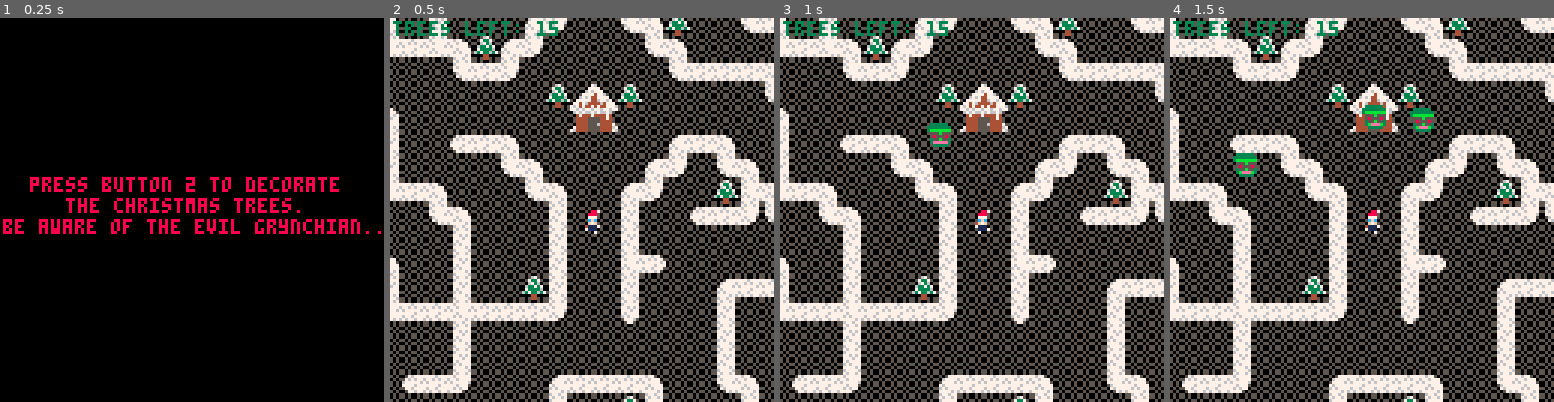
Above: before the commit, frames 1-4 (left to right).
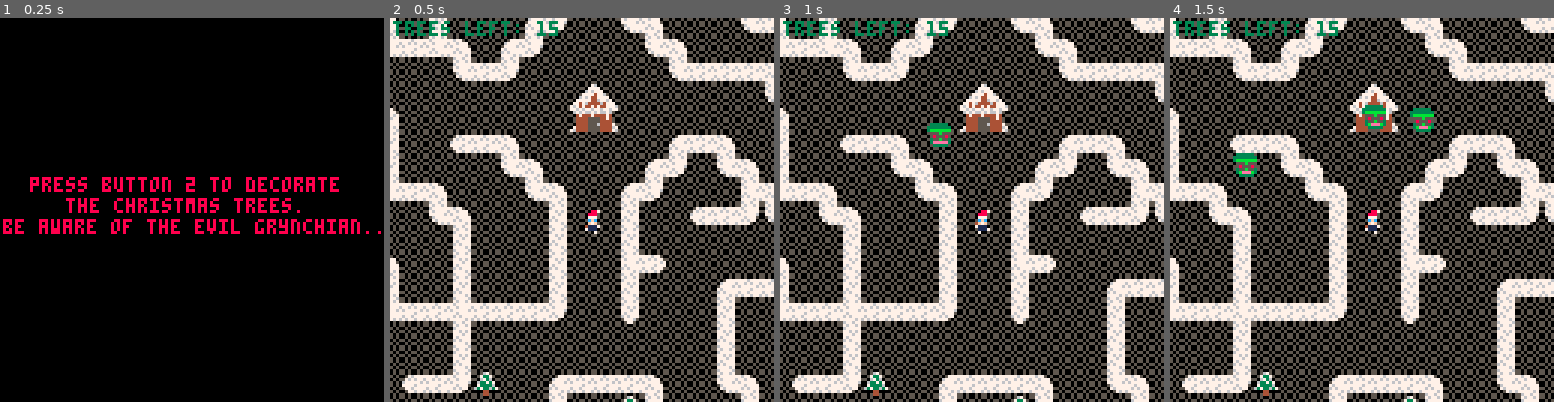
Above: after the commit, the same moments.

Repository: HerrKerls/Jam1
Game: PICO-8 cartridge jam1.p8
Same seed, same stepped clock (60 frames per second), same inputs: the game is played once before the commit and once after it.
Inputs:
- Up to frame 1 (0.25 s): no input
- Up to frame 2 (0.5 s): tap X (X key) at 0.33 s
- Up to frame 3 (1 s): tap O (Z key) at 0.7 s
- Up to frame 4 (1.5 s): tap X (X key) at 1.07 s

Frame 1 is identical in both runs. In frame 2, 1.5% of the frame differs, in the area x 21-91%, y 0-99%; in frame 3, 1.5%; in frame 4, 1.5%.

Commit message:
initial tree set added (rnd)

Diff:
--- a/jam1.p8
+++ b/jam1.p8
@@ -61,6 +61,35 @@
   x_min = 64,
   y_min = 64
  }
+
+ -- initial tree set
+
+ -- 9 trees fix
+ mset( 1,  1, 75)
+ mset(18,  1, 75)
+ mset(27,  3, 75)
+ mset(26, 10, 75)
+ mset( 2, 15, 75)
+ mset( 4, 23, 75)
+ mset( 3, 28, 75)
+ mset(17, 28, 75)
+ mset(30, 30, 75)
+
+ -- 6 trees random
+
+ t = 0
+ ::treeloop::
+ for tx = 1, 30, flr(rnd(10))+5 do
+  for ty = 1, 30, flr(rnd(10))+5 do
+   if (mget(tx, ty) == 74) then
+    mset(tx, ty, 75)
+    t += 1
+   end
+  end
+ end
+ if (t < 6) then
+  goto treeloop
+ end
 
 end
 
@@ -580,36 +609,36 @@
 0000000000000000000000000000000000000000000000000000000000000000000000000000000000000000000000000000000000000000000000000000000000000000000000000000000000000000000000000000000000000000000000000000000000000000000000000000000000000000000000000000000000000000
 __map__
 7a5b5b5b5b795b5b5b5b5b5b795b5b5b5b795b795b5b5b5b5b5b5b5b5b5b5b5a000000000000000000000000000000000000000000000000000000000000000000000000000000000000000000000000000000000000000000000000000000000000000000000000000000000000000000000000000000000000000000000000
-6a4b4a4a4a6a4a4a4a4a4a4a7b7d4a4a4a6a4b6a4a4a4a4a4a4a4a4a4a4a4a6a000000000000000000000000000000000000000000000000000000000000000000000000000000000000000000000000000000000000000000000000000000000000000000000000000000000000000000000000000000000000000000000000
+6a4a4a4a4a6a4a4a4a4a4a4a7b7d4a4a4a6a4a6a4a4a4a4a4a4a4a4a4a4a4a6a000000000000000000000000000000000000000000000000000000000000000000000000000000000000000000000000000000000000000000000000000000000000000000000000000000000000000000000000000000000000000000000000
 6a4a4a4a4a6a4a4a6b4a4a4a4a6c4a4a4a6a4a6c4a4a4a4a6b4a7a5b5b5c4a6a000000000000000000000000000000000000000000000000000000000000000000000000000000000000000000000000000000000000000000000000000000000000000000000000000000000000000000000000000000000000000000000000
-6a7a5b5c4a6a4a4a6a4a4a4a4a4a4a4a4a6a4a4a4a5d5b797c4a6a4b4a4a4a6a000000000000000000000000000000000000000000000000000000000000000000000000000000000000000000000000000000000000000000000000000000000000000000000000000000000000000000000000000000000000000000000000
+6a7a5b5c4a6a4a4a6a4a4a4a4a4a4a4a4a6a4a4a4a5d5b797c4a6a4a4a4a4a6a000000000000000000000000000000000000000000000000000000000000000000000000000000000000000000000000000000000000000000000000000000000000000000000000000000000000000000000000000000000000000000000000
 49694a4a4a6a4a4a495b5b795b5b7d4a4a7b5b5c4a4a4a6a4a4a7b5b5b5b5b69000000000000000000000000000000000000000000000000000000000000000000000000000000000000000000000000000000000000000000000000000000000000000000000000000000000000000000000000000000000000000000000000
-497c4a4a4a6a4a4a6c4a4a7b7d4b6a4a4a4a4a4a4a6b4a6a4a4a4a4a4a4a4a6a000000000000000000000000000000000000000000000000000000000000000000000000000000000000000000000000000000000000000000000000000000000000000000000000000000000000000000000000000000000000000000000000
+497c4a4a4a6a4a4a6c4a4a7b7d4a6a4a4a4a4a4a4a6b4a6a4a4a4a4a4a4a4a6a000000000000000000000000000000000000000000000000000000000000000000000000000000000000000000000000000000000000000000000000000000000000000000000000000000000000000000000000000000000000000000000000
 6a4a4a7a5b7c4a4a4a4a4a4a6a4a6a4a5d5b5b7d4a7b5b5a5b5b5b5b5c4a4a6a000000000000000000000000000000000000000000000000000000000000000000000000000000000000000000000000000000000000000000000000000000000000000000000000000000000000000000000000000000000000000000000000
 6a4a4a6a4a4a4a4a6b4a4a4a6c4a6a4a4a4a4a6a4a4a4a6a4a4a4a4a4a4a4a6a000000000000000000000000000000000000000000000000000000000000000000000000000000000000000000000000000000000000000000000000000000000000000000000000000000000000000000000000000000000000000000000000
 6a4a4a6a4a4a5d5b595b7d4a4a4a495b5b5b79595c4a4a6a4a6b4a4a4a4a4a6a000000000000000000000000000000000000000000000000000000000000000000000000000000000000000000000000000000000000000000000000000000000000000000000000000000000000000000000000000000000000000000000000
 6a4a4a6a4a4a4a4a4a4a7b5b5b5b694a4a4a6c4a4a4a4a6a4a7b5b795b7d4a6a000000000000000000000000000000000000000000000000000000000000000000000000000000000000000000000000000000000000000000000000000000000000000000000000000000000000000000000000000000000000000000000000
-6a4a4a7b5c4a4a4a4a4a4a4a4a4a6a4a4a4a4a4a4a4a4a6a4a4a4b6a4a6c4a6a000000000000000000000000000000000000000000000000000000000000000000000000000000000000000000000000000000000000000000000000000000000000000000000000000000000000000000000000000000000000000000000000
+6a4a4a7b5c4a4a4a4a4a4a4a4a4a6a4a4a4a4a4a4a4a4a6a4a4a4a6a4a6c4a6a000000000000000000000000000000000000000000000000000000000000000000000000000000000000000000000000000000000000000000000000000000000000000000000000000000000000000000000000000000000000000000000000
 6a4a4a4a4a4a4a4a4a6b4a4a4a4a6a4a4a7a5b5b5b5b79595b5b5b7c4a4a4a6a000000000000000000000000000000000000000000000000000000000000000000000000000000000000000000000000000000000000000000000000000000000000000000000000000000000000000000000000000000000000000000000000
-6a4a5d7d4a5d5b7d4a6a4a4a4a7a7c4a4a7b7d4b4a4a7b5c4a4a4a4a4a5d5b69000000000000000000000000000000000000000000000000000000000000000000000000000000000000000000000000000000000000000000000000000000000000000000000000000000000000000000000000000000000000000000000000
-6a4a4a6a4a4a4a7b5b597d4b7a7c4a4a4a4a7b7d4a4a4a4a4a4a4a4a4a4a4a6a000000000000000000000000000000000000000000000000000000000000000000000000000000000000000000000000000000000000000000000000000000000000000000000000000000000000000000000000000000000000000000000000
+6a4a5d7d4a5d5b7d4a6a4a4a4a7a7c4a4a7b7d4a4a4a7b5c4a4a4a4a4a5d5b69000000000000000000000000000000000000000000000000000000000000000000000000000000000000000000000000000000000000000000000000000000000000000000000000000000000000000000000000000000000000000000000000
+6a4a4a6a4a4a4a7b5b597d4a7a7c4a4a4a4a7b7d4a4a4a4a4a4a4a4a4a4a4a6a000000000000000000000000000000000000000000000000000000000000000000000000000000000000000000000000000000000000000000000000000000000000000000000000000000000000000000000000000000000000000000000000
 495b5b597d4a4a4a4a4a7b5b7c4a4a4a4a4a4a7b5b5b5b7d4a4a6b4a4a6b4a6a000000000000000000000000000000000000000000000000000000000000000000000000000000000000000000000000000000000000000000000000000000000000000000000000000000000000000000000000000000000000000000000000
-6a4a4b4a6a4a4a4a4a4a4a4a4a4a4b02014b4a4a4a4a4a7b7d4a6a4a4a7b5b69000000000000000000000000000000000000000000000000000000000000000000000000000000000000000000000000000000000000000000000000000000000000000000000000000000000000000000000000000000000000000000000000
+6a4a4a4a6a4a4a4a4a4a4a4a4a4a4a02014a4a4a4a4a4a7b7d4a6a4a4a7b5b69000000000000000000000000000000000000000000000000000000000000000000000000000000000000000000000000000000000000000000000000000000000000000000000000000000000000000000000000000000000000000000000000
 6a4a4a4a6c4a4a6b4a4a4a4a4a4a4a10114a4a4a4a4a4a4a7b79694a4a4a4a6a000000000000000000000000000000000000000000000000000000000000000000000000000000000000000000000000000000000000000000000000000000000000000000000000000000000000000000000000000000000000000000000000
 6a4a4a4a4a4a4a6a4a4a5d5b7d4a4a4a4a4a4a7a5b7d4a4a4a7b694a4a4a4a6a000000000000000000000000000000000000000000000000000000000000000000000000000000000000000000000000000000000000000000000000000000000000000000000000000000000000000000000000000000000000000000000000
 497d4a4a4a4a4a6a4a4a4a4a7b7d4a4a4a4a7a7c4a7b7d4a4a4a7b5b7d4a4a6a000000000000000000000000000000000000000000000000000000000000000000000000000000000000000000000000000000000000000000000000000000000000000000000000000000000000000000000000000000000000000000000000
-6a7b5c4a4a7a5b595b7d4a4a4a7b7d4a4a7a7c4a4a4b497d4a4a4a4a6c4a4a6a000000000000000000000000000000000000000000000000000000000000000000000000000000000000000000000000000000000000000000000000000000000000000000000000000000000000000000000000000000000000000000000000
+6a7b5c4a4a7a5b595b7d4a4a4a7b7d4a4a7a7c4a4a4a497d4a4a4a4a6c4a4a6a000000000000000000000000000000000000000000000000000000000000000000000000000000000000000000000000000000000000000000000000000000000000000000000000000000000000000000000000000000000000000000000000
 6a4a4a4a4a6c4a4a4a7b7d4a4a4a6a4a4a6a4a4a5d5b7c7b5c4a4a4a4a4a4a6a000000000000000000000000000000000000000000000000000000000000000000000000000000000000000000000000000000000000000000000000000000000000000000000000000000000000000000000000000000000000000000000000
 6a4a4a4a4a4a4a4a4a4a6a4a4a4a6a4a4a6a4a4a4a4a4a4a4a4a4a4a4a4a4a6a000000000000000000000000000000000000000000000000000000000000000000000000000000000000000000000000000000000000000000000000000000000000000000000000000000000000000000000000000000000000000000000000
 6a4a4a7a5b5b5b7d4a4a6a4a4a4a6a4a4a495c4a4a4a4a4a4a4a4a6b4a5d5b69000000000000000000000000000000000000000000000000000000000000000000000000000000000000000000000000000000000000000000000000000000000000000000000000000000000000000000000000000000000000000000000000
-6a4a4a6a4b4a4a6a4a4a6a4a4a4b6a4a4a6a4a4a4a7a5b5b5c4a4a6a4a4a4a6a000000000000000000000000000000000000000000000000000000000000000000000000000000000000000000000000000000000000000000000000000000000000000000000000000000000000000000000000000000000000000000000000
+6a4a4a6a4a4a4a6a4a4a6a4a4a4a6a4a4a6a4a4a4a7a5b5b5c4a4a6a4a4a4a6a000000000000000000000000000000000000000000000000000000000000000000000000000000000000000000000000000000000000000000000000000000000000000000000000000000000000000000000000000000000000000000000000
 6a4a4a7b5b5c4a7b5b5b5a5b5b5b7c4a4a6c4a4a4a6a4a4a4a4a4a6a4a4a4a6a000000000000000000000000000000000000000000000000000000000000000000000000000000000000000000000000000000000000000000000000000000000000000000000000000000000000000000000000000000000000000000000000
 6a4a4a4a4a4a4a4a4a4a6a4a4a4a4a4a4a4a4a4a4a6a4a4a5d7d4a6a4a4a4a6a000000000000000000000000000000000000000000000000000000000000000000000000000000000000000000000000000000000000000000000000000000000000000000000000000000000000000000000000000000000000000000000000
 497d4a4a4a4a4a4a4a4a6a4a4a4a4a4a4a4a4a4a4a6a4a4a4a7b5b5a5c4a4a6a000000000000000000000000000000000000000000000000000000000000000000000000000000000000000000000000000000000000000000000000000000000000000000000000000000000000000000000000000000000000000000000000
 49595b5b7d4a4a4a5d5b7c4a4a4a7a5b5b5b7d4a4a7b7d4a4a4a4a6a4a4a4a6a000000000000000000000000000000000000000000000000000000000000000000000000000000000000000000000000000000000000000000000000000000000000000000000000000000000000000000000000000000000000000000000000
-6a4a4a4b495c4a4a4a4a4a4a4a4a6a4a4a4b6a4a4a4a6a4a6b4a4a6c4a4a4a6a000000000000000000000000000000000000000000000000000000000000000000000000000000000000000000000000000000000000000000000000000000000000000000000000000000000000000000000000000000000000000000000000
+6a4a4a4a495c4a4a4a4a4a4a4a4a6a4a4a4a6a4a4a4a6a4a6b4a4a6c4a4a4a6a000000000000000000000000000000000000000000000000000000000000000000000000000000000000000000000000000000000000000000000000000000000000000000000000000000000000000000000000000000000000000000000000
 6a4a4a5d7c4a4a4a4a6b4a4a4a4a6a4a5d5b7c4a4a4a495b595c4a4a4a4a5d69000000000000000000000000000000000000000000000000000000000000000000000000000000000000000000000000000000000000000000000000000000000000000000000000000000000000000000000000000000000000000000000000
-6a4a4a4a4a4a4a4a4a7b7d4a4a4a6a4a4a4a4a4a4a7a7c4a4a4a4a4a4a4a4b6a000000000000000000000000000000000000000000000000000000000000000000000000000000000000000000000000000000000000000000000000000000000000000000000000000000000000000000000000000000000000000000000000
+6a4a4a4a4a4a4a4a4a7b7d4a4a4a6a4a4a4a4a4a4a7a7c4a4a4a4a4a4a4a4a6a000000000000000000000000000000000000000000000000000000000000000000000000000000000000000000000000000000000000000000000000000000000000000000000000000000000000000000000000000000000000000000000000
 5a5b5b5b5b5b5b5b5b5b595b5b5b595b5b5b5b5b5b595b5b5b5b5b5b5b5b5b7c000000000000000000000000000000000000000000000000000000000000000000000000000000000000000000000000000000000000000000000000000000000000000000000000000000000000000000000000000000000000000000000000
 
 
